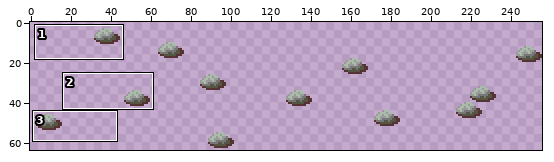
Edited in one commit: sprite sheet (assets/circling_stones.png). Above: a wide view before the commit, with the close-up outlined.
Close-up. Before:
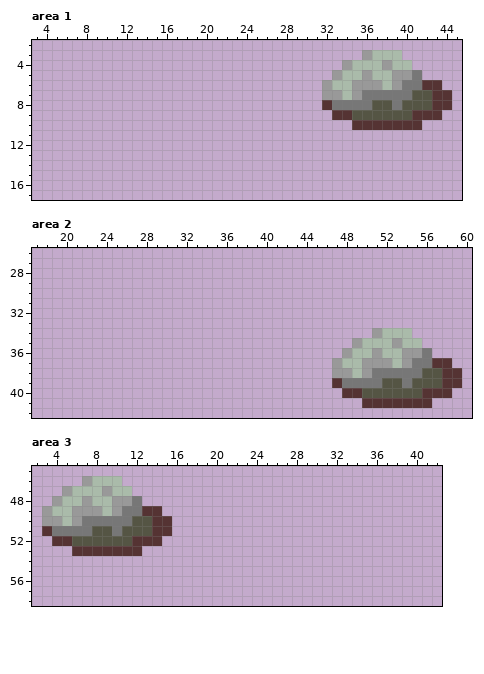
The file is 256x64 pixels. Shown: area 1: x 3..45, y 2..17; area 2: x 17..60, y 26..42; area 3: x 2..42, y 45..58. The commit also changed other parts of the picture, which this record leaves out.
After the commit:
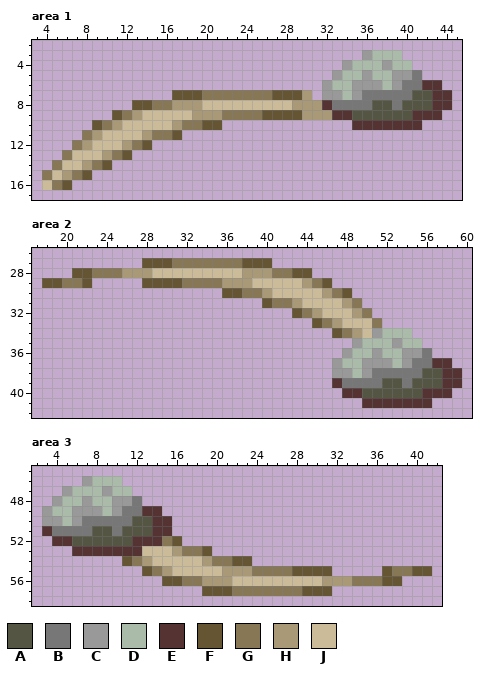
Palette (. is transparent): A #555544  B #777777  C #999999  D #aabbaa  E #553333  F #665533  G #887755  H #aa9977  J #ccbb99
Difference:
Area 1:
Colour F is added in row 7 at x 17 to 19 and 27 to 29; in row 8 at x 13 to 14; in row 9 at x 11 and 26 to 29; in row 10 at x 9 and 20 to 21; in row 11 at x 17; in row 12 at x 14.
Colour F is added in row 13 at x 12; in row 14 at x 10; in row 15 at x 8; in row 16 at x 6.
Colour G is added in row 7 at x 20 to 26; in row 8 at x 15 to 16; in row 9 at x 12 and 22 to 25; in row 10 at x 10 and 18 to 19; in row 11 at x 8 and 15 to 16; in row 12 at x 7 and 13.
Colour G is added in row 13 at x 6 and 11; in row 14 at x 5 and 9; in row 15 at x 4 and 7; in row 16 at x 5.
Colour H is added in row 7 at x 30; in row 8 at x 17 to 19 and 29 to 31; in row 9 at x 13, 19 to 21 and 30 to 32; in row 10 at x 11 and 17; in row 11 at x 9 and 14; in row 12 at x 8 and 12.
Colour H is added in row 13 at x 10; in row 14 at x 8; in row 15 at x 6.
Colour J is added in row 8 at x 20 to 28; in row 9 at x 14 to 18; in row 10 at x 12 to 16; in row 11 at x 10 to 13; in row 12 at x 9 to 11; in row 13 at x 7 to 9.
Colour J is added in row 14 at x 6 to 7; in row 15 at x 5; in row 16 at x 4.
Area 2:
Colour F is added in row 27 at x 28 to 30 and 38 to 40; in row 28 at x 21 to 22 and 43 to 44; in row 29 at x 18 to 19, 22, 28 to 31 and 46; in row 30 at x 36 to 37 and 48; in row 31 at x 40; in row 32 at x 43.
Colour F is added in row 33 at x 45; in row 34 at x 47.
Colour G is added in row 27 at x 31 to 37; in row 28 at x 23 to 25 and 41 to 42; in row 29 at x 20 to 21, 32 to 35 and 45; in row 30 at x 38 to 39 and 47; in row 31 at x 41 to 42 and 49; in row 32 at x 44 and 50.
Colour G is added in row 33 at x 46 and 51; in row 34 at x 48.
Colour H is added in row 28 at x 26 to 28 and 38 to 40; in row 29 at x 36 to 38 and 44; in row 30 at x 40 and 46; in row 31 at x 43 and 48; in row 32 at x 45 and 49; in row 33 at x 47.
Colour H is added in row 34 at x 49.
Colour J is added in row 28 at x 29 to 37; in row 29 at x 39 to 43; in row 30 at x 41 to 45; in row 31 at x 44 to 47; in row 32 at x 46 to 48; in row 33 at x 48 to 50.
Colour J is added in row 34 at x 50.
Area 3:
Colour F is added in row 52 at x 16; in row 53 at x 19; in row 54 at x 11 and 22 to 23; in row 55 at x 13, 28 to 31, 37 and 40 to 41; in row 56 at x 15 to 16 and 37 to 38; in row 57 at x 19 to 21 and 29 to 31.
Colour G is added in row 52 at x 15; in row 53 at x 17 to 18; in row 54 at x 12 and 20 to 21; in row 55 at x 14, 24 to 27 and 38 to 39; in row 56 at x 17 to 18 and 34 to 36; in row 57 at x 22 to 28.
Colour H is added in row 53 at x 16; in row 54 at x 13 and 19; in row 55 at x 15 and 21 to 23; in row 56 at x 19 to 21 and 31 to 33.
Colour J is added in row 53 at x 13 to 15; in row 54 at x 14 to 18; in row 55 at x 16 to 20; in row 56 at x 22 to 30.
